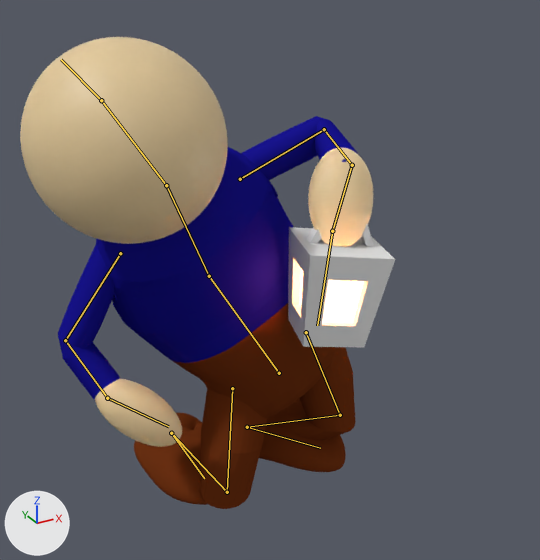
The Blender file Assets/Blends/player.blend: old version first, new version second.
Both versions are drawn from a 50 mm lens placed at (-1.74, -2.35, 2.14), pointed at (-0.5, -0.11, 1.02). Lighting does not change. The marker at lower left points along +X, +Y and +Z. Both versions are drawn at frame 46 of the action 'RightDamage'; the numbers are the values there. The bones that bend it are drawn over the model as lines.

In view in the first picture: 'Player'.
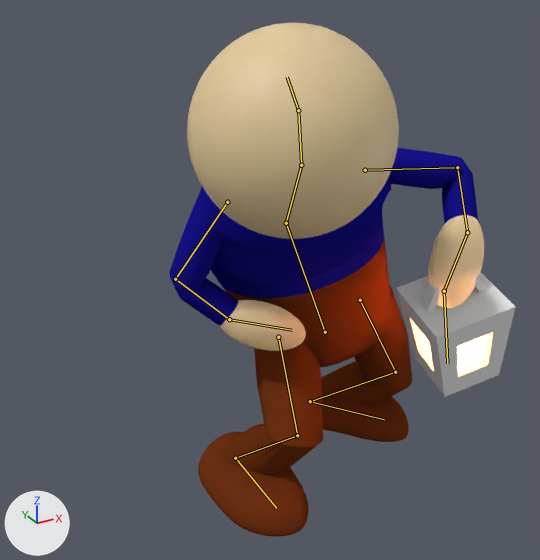
Changed parts and their boxes [x1, y1, x2, y2] in the pictures (540 x 560 px):
'Player', posed (7% narrower, 9% taller)
    before: [20, 37, 395, 509]
    after: [169, 23, 516, 537]
bone 'body1', root to tip
    before: (279, 373) to (209, 276)
    after: (325, 332) to (286, 223)
bone 'body2', root to tip
    before: (209, 276) to (166, 185)
    after: (286, 223) to (301, 165)
bone 'hand.l', root to tip
    before: (352, 165) to (332, 231)
    after: (467, 232) to (444, 291)

The edits, one by one:
Bone 'body1' (bone_body1) moves from (-0.365, -0.401, -0.059) to (-0.14, -0.262, -0.033).
Bone 'body1' (bone_body1) turns from (-13, -9, 29) to (-4, -12, 16) degrees about its own x, y and z.
Bone 'body2' (bone_body2) turns from (-30, 0, 4) to (-44, -7, 7) degrees about its own x, y and z.
Bone 'hand.l' (bone_hand_l) turns from (-10, 6, -33) to (0, 0, 0) degrees about its own x, y and z.
Bone 'foot_ik_pole.l' (bone_foot_ik_pole_l) moves from (0.24, -0.087, 0.244) to (0.414, -0.02, 0.15).
Bone 'foot_ik_pole.r' (bone_foot_ik_pole_r) moves from (0.581, -0.66, 0.862) to (0.303, -0.426, 0.621).
Bone 'lamp_rot_target' (bone_lamp_rot_target) turns from (10, -3, 40) to (16, -2, 0) degrees about its own x, y and z.
Bone 'arm_ik_target.r' (bone_arm_ik_target_r) moves from (0.561, 0.09, -0.642) to (0.058, 0.091, -0.44).
Bone 'foot_ik_target.l' (bone_foot_ik_target_l) moves from (-0.657, 0.255, 0.0) to (-0.314, 0.243, 0.042).
Bone 'foot_ik_target.r' (bone_foot_ik_target_r) moves from (-0.473, 0.377, 0.004) to (-0.293, 0.07, 0.0).
Bone 'arm_ik_target.l' (bone_arm_ik_target_l) moves from (0.78, 0.278, 0.16) to (0.418, 0.516, -0.083).
